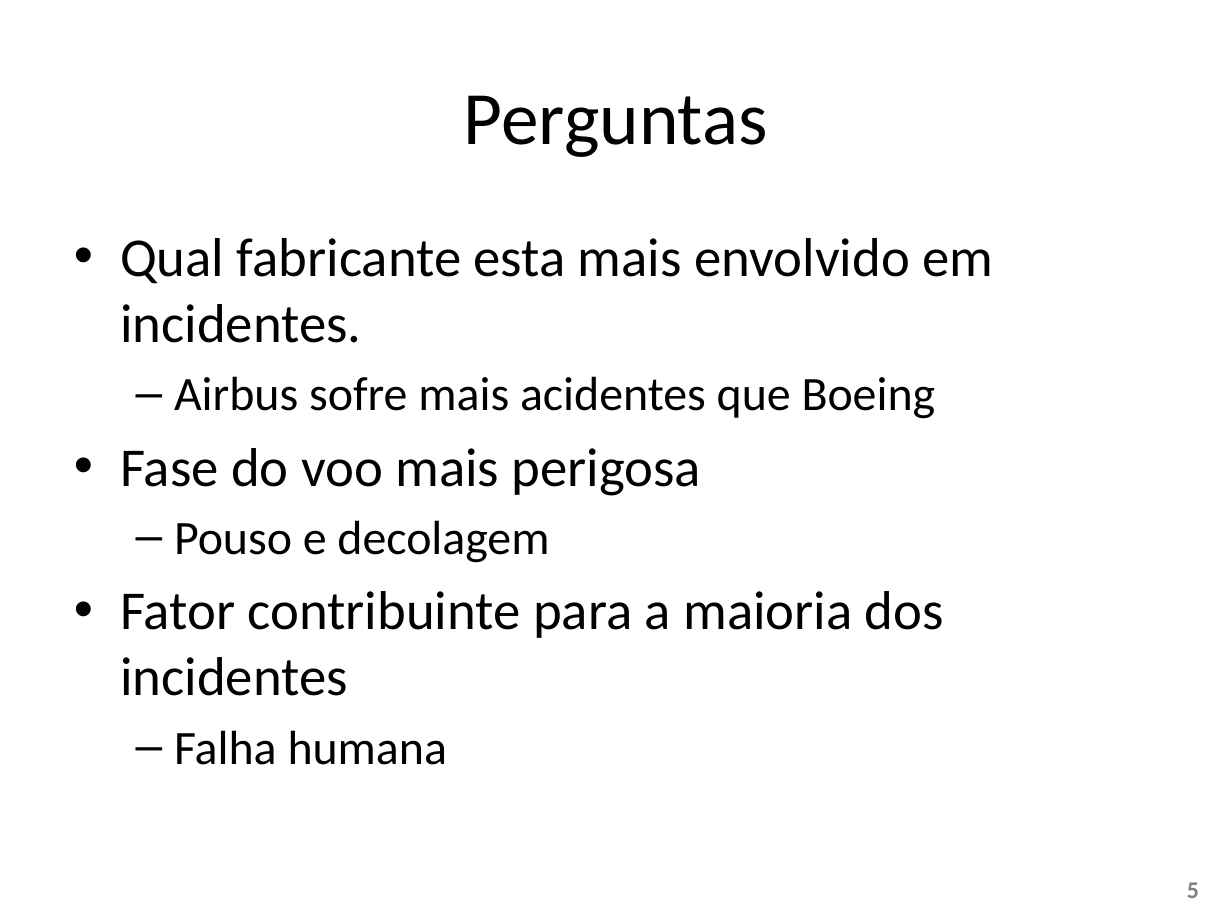
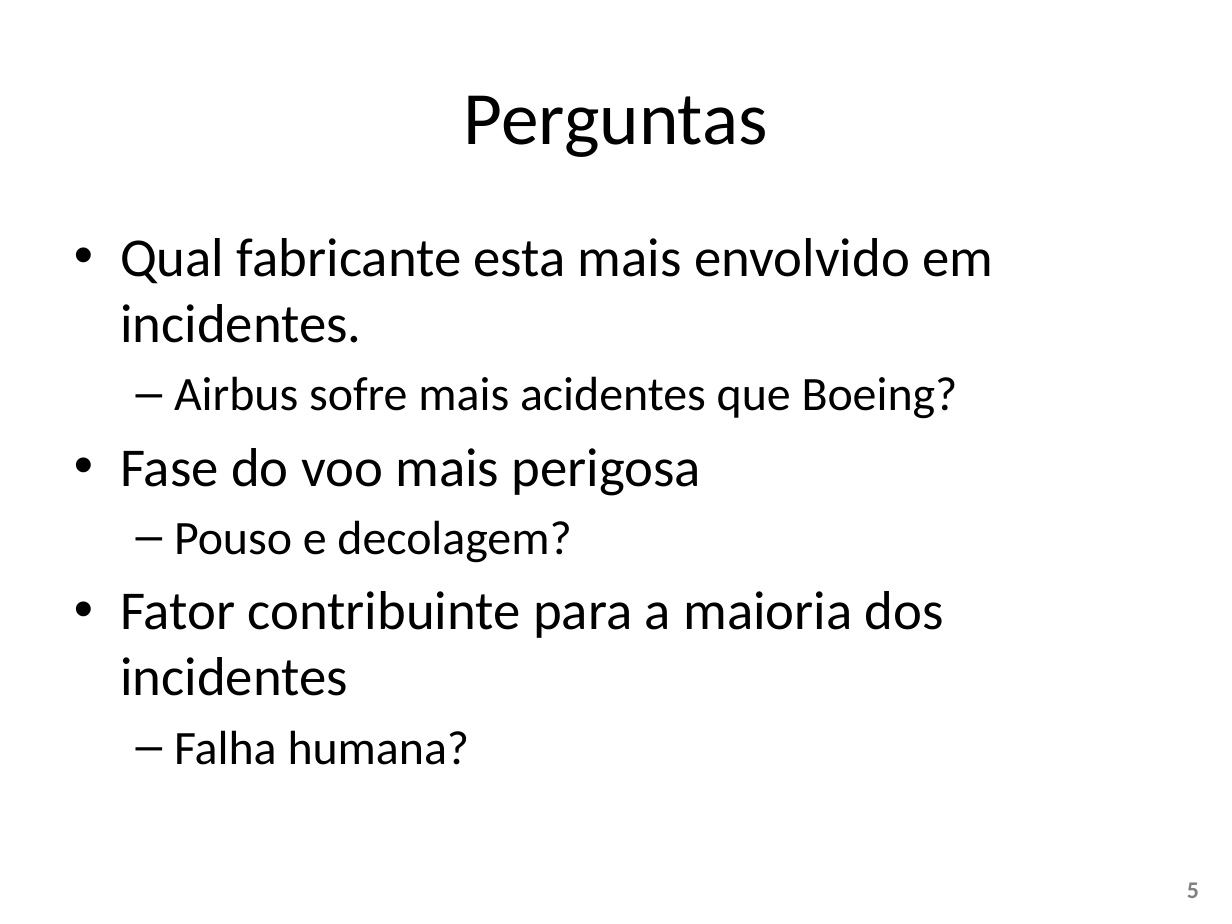
Before and after one commit to W3SS/ciencia-dados, a slide deck: slide 5 of apresentacao ciencia dados.pptx. Drawn at 1232x924 pixels with LibreOffice and Linux fonts; fonts in the diff are those of the drawing. Boxes give left, top, right and bottom in pixels: in the first picture for what was removed or moved away, otherwise in the second. Text is boxed around its words. In the diff, an @@ line names an element or a change of style, - is before the commit and + after.

```diff
--- a/apresentacao ciencia dados.pptx
+++ b/apresentacao ciencia dados.pptx
@@ text at bbox=[174, 376, 958, 419]: text changed @@
-  – Airbus sofre mais acidentes que Boeing
+  – Airbus sofre mais acidentes que Boeing?
@@ text at bbox=[174, 520, 571, 563]: text changed @@
-  – Pouso e decolagem
+  – Pouso e decolagem?
@@ text at bbox=[174, 730, 470, 765]: text changed @@
-  – Falha humana
+  – Falha humana?
```
Also in this commit, not shown: 5 other slides changed, 3 slides added, 1 slide removed, 5 other files.
